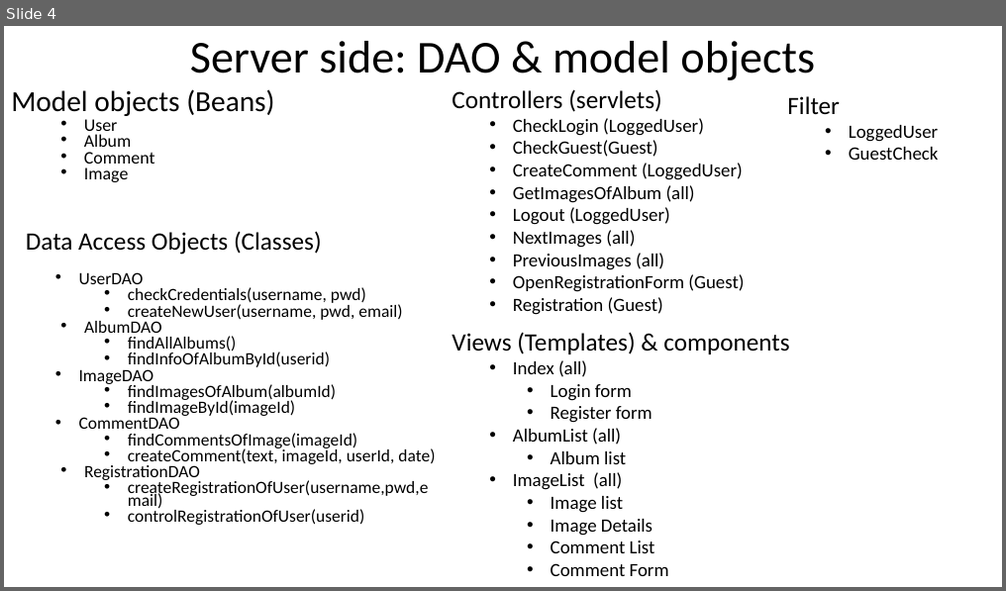
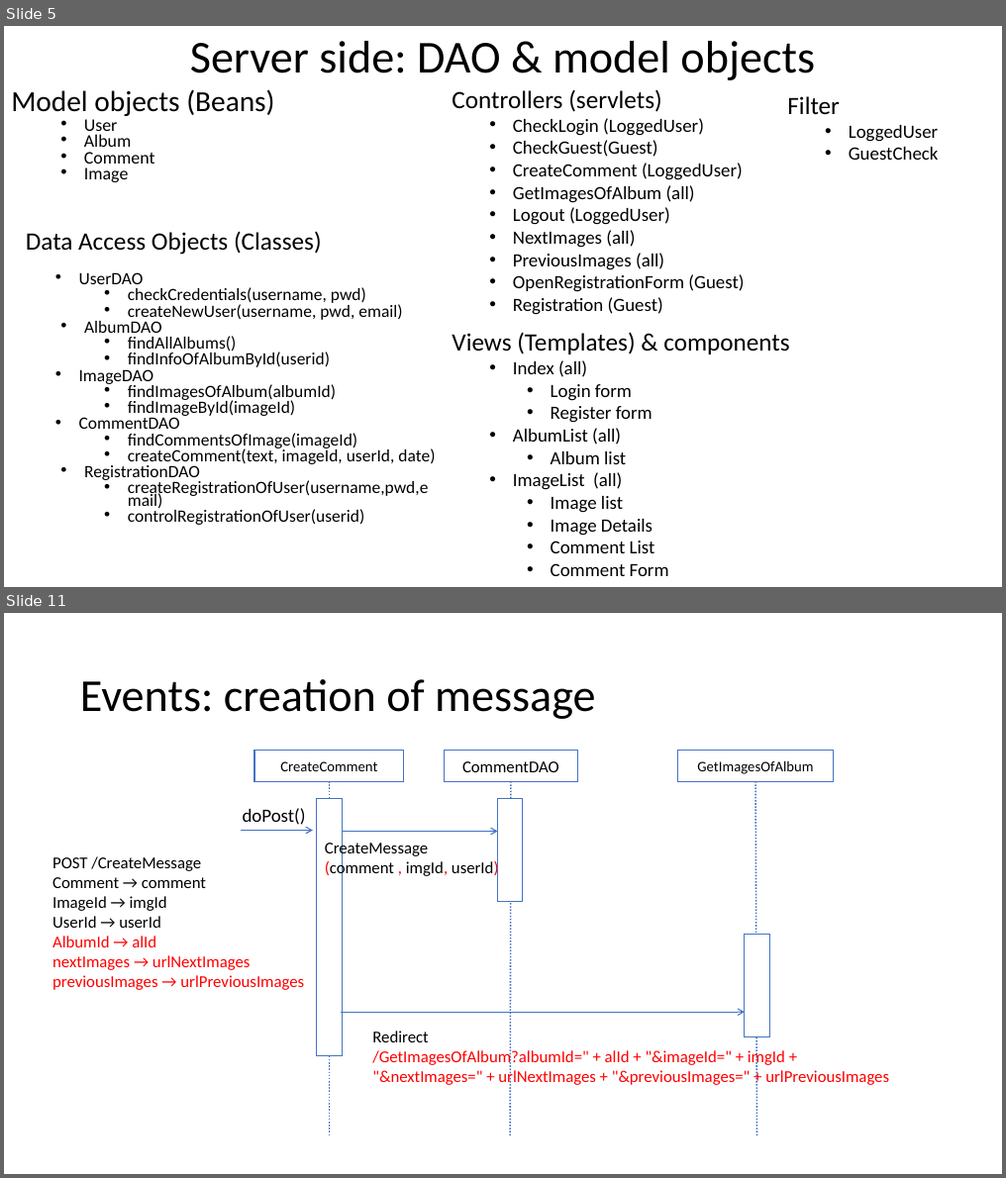
Before and after one commit to Giulsmoon/TecnologiePerIlWeb_Project1, a slide deck: Presentazioni Powerpoint/Progetto1_versione_PURE_HTML.pptx. Shown one above the other, each under a label of ours: slide 4 before the commit, slides 5 and 11 after it; the slides between them are not shown. The pictures are 1006x591 and 1006x1178 pixels, drawn with LibreOffice and Linux fonts; fonts in the diff are those of the drawing. Boxes give left, top, right and bottom in pixels: in the first picture for what was removed or moved away, otherwise in the second. Text is boxed around its words. In the diff, an @@ line names an element or a change of style, - is before the commit and + after.

```diff
--- a/Presentazioni Powerpoint/Progetto1_versione_PURE_HTML.pptx
+++ b/Presentazioni Powerpoint/Progetto1_versione_PURE_HTML.pptx
@@ slide 11 added at (4, 613, 1002, 1174), background #FFFFFF @@
@@ title added at (80, 679, 595, 719), 44 pt, text #000000 @@
+Events: creation of message
@@ rectangle added at (254, 750, 405, 781), fill #FFFFFF, outline #4472C4 1 pt, 14 pt, text #000000 @@
+CreateComment
@@ rectangle added at (445, 750, 578, 781), fill #FFFFFF, outline #4472C4 1 pt, 16 pt, text #000000 @@
+CommentDAO
@@ rectangle added at (678, 750, 834, 781), fill #FFFFFF, outline #4472C4 1 pt, 14 pt, text #000000 @@
+GetImagesOfAlbum
@@ line added from (330, 781) to (330, 1137), #4472C4 1.5 pt dashed @@
@@ line added from (511, 781) to (510, 1137), #4472C4 1.5 pt dashed @@
@@ line added from (755, 781) to (757, 1137), #4472C4 1.5 pt dashed @@
@@ text added at (243, 808, 306, 828), 18 pt, text #000000 @@
+doPost()
@@ rectangle added at (317, 799, 343, 1057), fill #FFFFFF, outline #4472C4 1 pt @@
@@ rectangle added at (498, 799, 523, 903), fill #FFFFFF, outline #4472C4 1 pt @@
@@ arrow added from (242, 830) to (313, 830), #4472C4 1 pt @@
@@ text added at (325, 840, 499, 877), 16 pt, text #000000 @@
+CreateMessage
+(comment , imgId, userId)
@@ arrow added from (342, 832) to (498, 832), #4472C4 1 pt @@
@@ text added at (53, 857, 304, 990), 16 pt, text #FF0000 @@
+POST /CreateMessage
+Comment → comment
+ImageId → imgId
+UserId → userId
+AlbumId → alId
+nextImages → urlNextImages
+previousImages → urlPreviousImages
@@ rectangle added at (745, 934, 769, 1038), fill #FFFFFF, outline #4472C4 1 pt @@
@@ arrow added from (341, 1012) to (745, 1012), #4472C4 1 pt @@
@@ text added at (372, 1031, 889, 1086), 16 pt, text #FF0000 @@
+Redirect
+/GetImagesOfAlbum?albumId=" + alId + "&imageId=" + imgId +
+"&nextImages=" + urlNextImages + "&previousImages=" + urlPreviousImages
@@ what was slide 4 is now slide 5 @@
```
Also in this commit, not shown: 2 slides changed, 11 other slides added, 3 other files.
